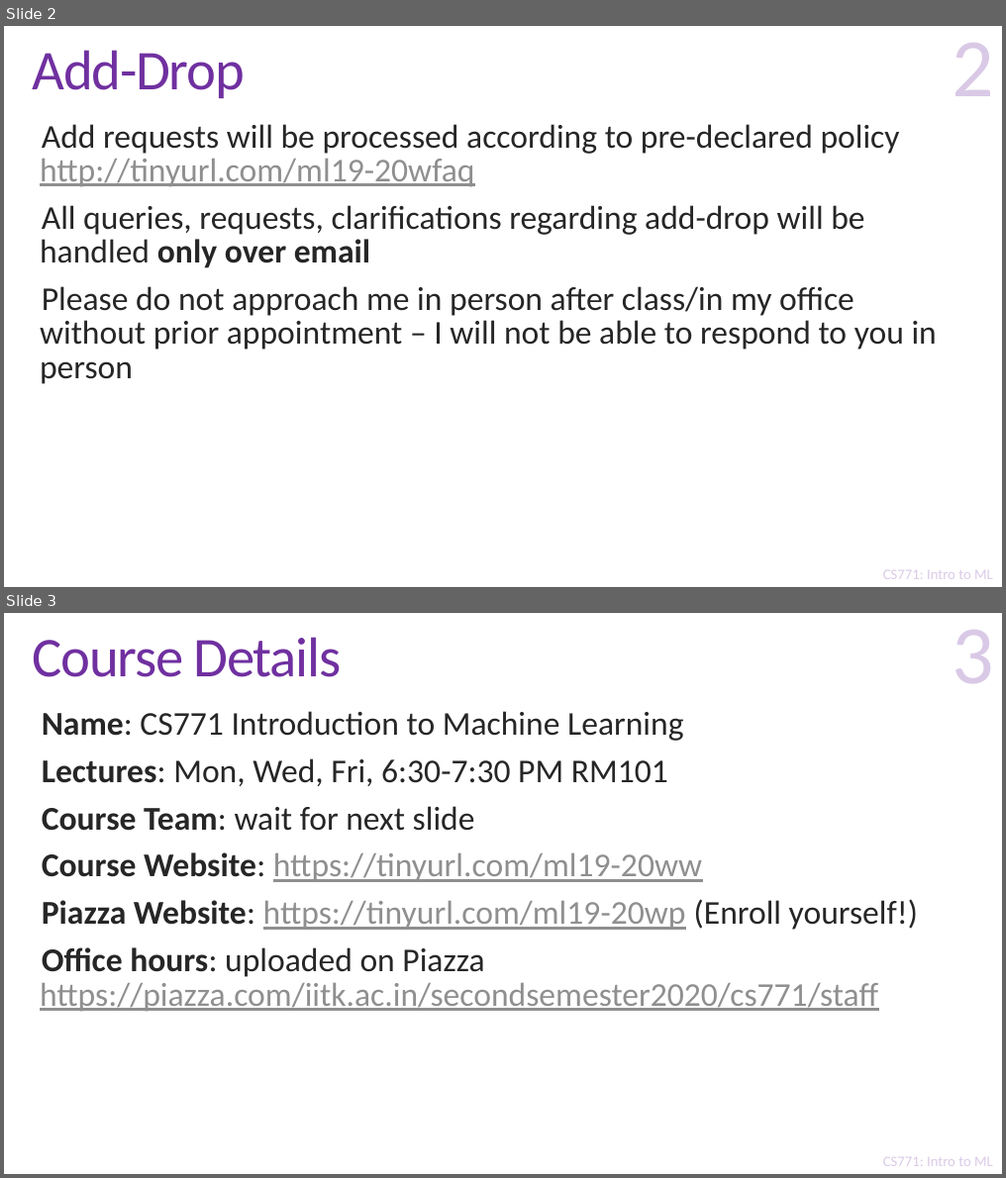
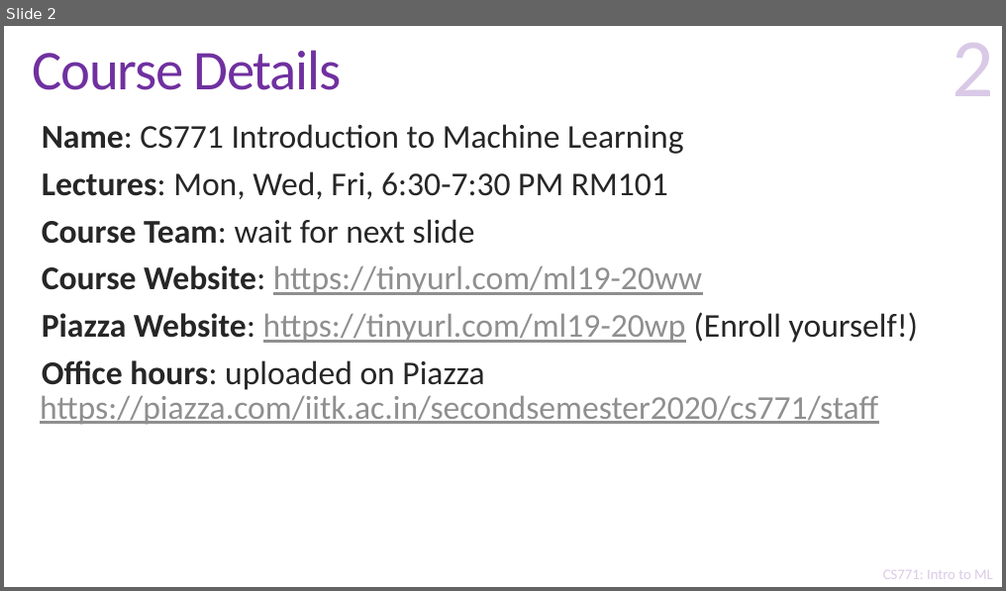
Before and after one commit to purushottamkar/ml19-20w, a slide deck: lecture_slides/1_Introduction.pptx. Shown one above the other, each under a label of ours: slides 2 and 3 before the commit, slide 2 after it. The pictures are 1006x1178 and 1006x591 pixels, drawn with LibreOffice and Linux fonts; fonts in the diff are those of the drawing; background and template pictures are left out. Boxes give left, top, right and bottom in pixels: in the first picture for what was removed or moved away, otherwise in the second. Text is boxed around its words. In the diff, an @@ line names an element or a change of style, - is before the commit and + after.

```diff
--- a/lecture_slides/1_Introduction.pptx
+++ b/lecture_slides/1_Introduction.pptx
@@ slide 2 removed at bbox=[4, 26, 1002, 587], background #FFFFFF; not listed: 2 template elements that a slide beside it also shows @@
@@ title removed at bbox=[33, 50, 245, 98] @@
-Add-Drop
@@ page number removed at bbox=[952, 43, 995, 96] @@
-2
@@ text removed at bbox=[40, 124, 937, 384] @@
-  Add requests will be processed according to pre-declared policy
-  http://tinyurl.com/ml19-20wfaq
-  All queries, requests, clarifications regarding add-drop will be handled only over email
-  Please do not approach me in person after class/in my office without prior appointment – I will not be able to respond to you in person
@@ what was slide 3 is now slide 2 @@
@@ page number at bbox=[952, 43, 995, 96]: text changed @@
-3
+2
```
Also in this commit, not shown: 1 slide changed.
